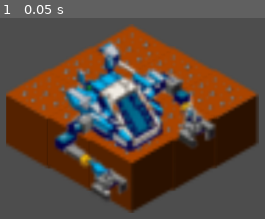
Above: before the commit, frame 1.
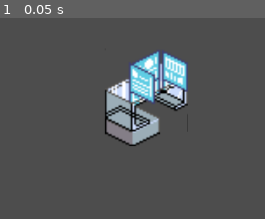
Above: after the commit, the same moment.

Repository: LaMaldicionDeMandos/learning-godot
Game: Godot game, scene res://Game.tscn
The game is run twice, just before and just after one commit, with the same random seed, the same clock (stepped at 60 frames per second) and the same inputs.
Inputs:
- Up to frame 1 (0.05 s): no input

The runs differ from the first frame. In frame 1, 55% of the frame differs, in the area x 2-98%, y 2-98%.

Commit message:
pruebo nuevo set de assets

Diff:
--- /dev/null
+++ b/assets/tileset.svg
@@ -0,0 +1,265 @@
+<?xml version="1.0" encoding="UTF-8" standalone="no"?>
+<svg
+   xmlns:dc="http://purl.org/dc/elements/1.1/"
+   xmlns:cc="http://creativecommons.org/ns#"
+   xmlns:rdf="http://www.w3.org/1999/02/22-rdf-syntax-ns#"
+   xmlns:svg="http://www.w3.org/2000/svg"
+   xmlns="http://www.w3.org/2000/svg"
+   xmlns:sodipodi="http://sodipodi.sourceforge.net/DTD/sodipodi-0.dtd"
+   xmlns:inkscape="http://www.inkscape.org/namespaces/inkscape"
+   width="1024"
+   height="1024"
+   viewBox="0 0 270.93333 270.93335"
+   version="1.1"
+   id="svg8"
+   inkscape:version="1.0 (4035a4fb49, 2020-05-01)"
+   sodipodi:docname="tileset.svg"
+   inkscape:export-filename="C:\Users\razor\Documents\Projects\programming\gdquest\godot-2d-simulation-survival\godot\bitmap.png"
+   inkscape:export-xdpi="64.031998"
+   inkscape:export-ydpi="64.031998">
+  <defs
+     id="defs2" />
+  <sodipodi:namedview
+     inkscape:snap-object-midpoints="true"
+     showborder="true"
+     id="base"
+     pagecolor="#e5e5e5"
+     bordercolor="#666666"
+     borderopacity="1.0"
+     inkscape:pageopacity="0"
+     inkscape:pageshadow="2"
+     inkscape:zoom="15.999999"
+     inkscape:cx="546.45238"
+     inkscape:cy="203.04176"
+     inkscape:document-units="px"
+     inkscape:current-layer="layer1"
+     inkscape:document-rotation="0"
+     showgrid="false"
+     units="px"
+     inkscape:window-width="3440"
+     inkscape:window-height="1377"
+     inkscape:window-x="-8"
+     inkscape:window-y="-8"
+     inkscape:window-maximized="1"
+     inkscape:snap-intersection-paths="true"
+     inkscape:snap-midpoints="true"
+     inkscape:object-paths="false"
+     showguides="true"
+     inkscape:guide-bbox="true"
+     inkscape:snap-center="true"
+     inkscape:snap-global="true">
+    <inkscape:grid
+       enabled="true"
+       visible="true"
+       spacingx="1.3229167"
+       spacingy="1.3229167"
+       type="xygrid"
+       id="grid833"
+       originx="2.6458333"
+       originy="2.6458333"
+       empspacing="1" />
+    <sodipodi:guide
+       position="29.104167,240.77084"
+       orientation="1,0"
+       id="guide1578" />
+    <sodipodi:guide
+       position="31.75,243.41667"
+       orientation="1,0"
+       id="guide1580" />
+    <sodipodi:guide
+       position="58.208334,243.41667"
+       orientation="1,0"
+       id="guide1582" />
+    <sodipodi:guide
+       position="60.854167,243.41667"
+       orientation="1,0"
+       id="guide1584" />
+    <sodipodi:guide
+       position="87.3125,243.41667"
+       orientation="1,0"
+       id="guide1586" />
+    <sodipodi:guide
+       position="89.958334,242.09376"
+       orientation="1,0"
+       id="guide1588" />
+    <sodipodi:guide
+       position="116.41667,243.41667"
+       orientation="1,0"
+       id="guide1590" />
+    <sodipodi:guide
+       position="119.0625,243.41667"
+       orientation="1,0"
+       id="guide1592" />
+    <sodipodi:guide
+       position="145.52083,238.12501"
+       orientation="1,0"
+       id="guide1594" />
+    <sodipodi:guide
+       position="174.625,240.77084"
+       orientation="1,0"
+       id="guide1598" />
+    <sodipodi:guide
+       position="177.27083,238.12501"
+       orientation="1,0"
+       id="guide1600" />
+    <sodipodi:guide
+       position="203.72917,240.77084"
+       orientation="1,0"
+       id="guide1602" />
+    <sodipodi:guide
+       position="206.375,235.47917"
+       orientation="1,0"
+       id="guide1604" />
+    <sodipodi:guide
+       position="232.83333,236.80209"
+       orientation="1,0"
+       id="guide1606" />
+    <sodipodi:guide
+       position="235.47917,232.83334"
+       orientation="1,0"
+       id="guide1608" />
+    <sodipodi:guide
+       position="261.9375,238.12501"
+       orientation="1,0"
+       id="guide1610" />
+    <sodipodi:guide
+       position="-3.9687502,268.28751"
+       orientation="0,-1"
+       id="guide1612" />
+    <sodipodi:guide
+       position="-2.6458335,241.82917"
+       orientation="0,-1"
+       id="guide1614" />
+    <sodipodi:guide
+       position="-3.9687502,239.18334"
+       orientation="0,-1"
+       id="guide1616" />
+    <sodipodi:guide
+       position="-5.2916669,212.72501"
+       orientation="0,-1"
+       id="guide1618" />
+    <sodipodi:guide
+       position="-5.2916669,210.07917"
+       orientation="0,-1"
+       id="guide1620" />
+    <sodipodi:guide
+       position="-6.6145836,183.62084"
+       orientation="0,-1"
+       id="guide1622" />
+    <sodipodi:guide
+       position="-3.9687502,154.51667"
+       orientation="0,-1"
+       id="guide1626" />
+    <sodipodi:guide
+       position="-5.2916669,151.87084"
+       orientation="0,-1"
+       id="guide1628" />
+    <sodipodi:guide
+       position="-3.9687502,125.4125"
+       orientation="0,-1"
+       id="guide1630" />
+    <sodipodi:guide
+       position="-3.9687502,122.76667"
+       orientation="0,-1"
+       id="guide1632" />
+    <sodipodi:guide
+       position="-7.9375003,67.204168"
+       orientation="0,-1"
+       id="guide1634" />
+    <sodipodi:guide
+       position="-3.9687502,64.558335"
+       orientation="0,-1"
+       id="guide1636" />
+    <sodipodi:guide
+       position="-5.2916669,38.100001"
+       orientation="0,-1"
+       id="guide1642" />
+    <sodipodi:guide
+       position="-5.2916669,35.454167"
+       orientation="0,-1"
+       id="guide1644" />
+    <sodipodi:guide
+       position="2.6458332,43.656247"
+       orientation="1,0"
+       id="guide1648" />
+    <sodipodi:guide
+       position="-6.6145836,180.975"
+       orientation="0,-1"
+       id="guide1171" />
+    <sodipodi:guide
+       position="-3.9687502,8.9958335"
+       orientation="0,-1"
+       id="guide1831" />
+    <sodipodi:guide
+       position="-5.2916669,6.3500001"
+       orientation="0,-1"
+       id="guide1833" />
+    <sodipodi:guide
+       position="264.58333,-4.9000002e-06"
+       orientation="1,0"
+       id="guide1835" />
+    <sodipodi:guide
+       position="-9.9999998e-08,10.583329"
+       orientation="1,0"
+       id="guide1837" />
+    <sodipodi:guide
+       position="148.16667,51.593747"
+       orientation="1,0"
+       id="guide2398" />
+    <sodipodi:guide
+       id="guide1481"
+       orientation="0,-1"
+       position="-13.229167,96.308339" />
+    <sodipodi:guide
+       id="guide1483"
+       orientation="0,-1"
+       position="-9.2604167,93.662506" />
+  </sodipodi:namedview>
+  <metadata
+     id="metadata5">
+    <rdf:RDF>
+      <cc:Work
+         rdf:about="">
+        <dc:format>image/svg+xml</dc:format>
+        <dc:type
+           rdf:resource="http://purl.org/dc/dcmitype/StillImage" />
+        <dc:title />
+      </cc:Work>
+    </rdf:RDF>
+  </metadata>
+  <g
+     inkscape:label="Blocks"
+     inkscape:groupmode="layer"
+     id="layer1"
+     style="display:inline">
+     <!-- Cubo Azul -->
+    <path
+       style="mix-blend-mode:normal;fill:#001a69;fill-opacity:1;stroke:#002082;stroke-width:0.264583;stroke-linecap:butt;stroke-linejoin:miter;stroke-miterlimit:4;stroke-dasharray:none;stroke-opacity:1"
+       d="M 15.875,15.875 2.6458332,9.2604166 V 22.489583 L 15.875,29.104166 Z"
+       id="path843" />
+    <path
+       style="mix-blend-mode:normal;fill:#002082;fill-opacity:1;stroke:#183bb1;stroke-width:0.264583;stroke-linecap:butt;stroke-linejoin:miter;stroke-miterlimit:4;stroke-dasharray:none;stroke-opacity:1"
+       d="M 15.875,15.875 V 29.104166 L 29.104166,22.489583 V 9.2604166 Z"
+       id="path841" />
+    <path
+       style="mix-blend-mode:normal;fill:#183bb1;fill-opacity:1;stroke:#3a5ee2;stroke-width:0.264583;stroke-linecap:butt;stroke-linejoin:miter;stroke-miterlimit:4;stroke-dasharray:none;stroke-opacity:1"
+       d="M 15.875,2.6458332 2.6458332,9.2604166 15.875,15.875 29.104166,9.2604166 Z"
+       id="path839" />
+
+       <!-- Cubo Rosa -->
+    <path
+       id="path1453"
+       d="M 47.875,15.875 34.6458332,9.2604166 V 35.489583 L 47.875,42.104166 z"
+       style="mix-blend-mode:normal;fill:#690040;fill-opacity:1;stroke:#a41bb2;stroke-width:0.264583;stroke-linecap:butt;stroke-linejoin:miter;stroke-miterlimit:4;stroke-dasharray:none;stroke-opacity:1" />
+    <path
+       id="path1455"
+       d="M 47.875,15.875 V 42.104166 L 61.104166,35.489583 V 9.2604166 Z"
+       style="mix-blend-mode:normal;fill:#82004b;fill-opacity:1;stroke:#a41bb2;stroke-width:0.264583;stroke-linecap:butt;stroke-linejoin:miter;stroke-miterlimit:4;stroke-dasharray:none;stroke-opacity:1" />
+    <path
+       id="path1457"
+       d="M 47.875,2.6458332 34.6458332,9.2604166 47.875,15.875 61.104166,9.2604166 z"
+       style="mix-blend-mode:normal;fill:#b1186d;fill-opacity:1;stroke:#a41bb2;stroke-width:0.264583;stroke-linecap:butt;stroke-linejoin:miter;stroke-miterlimit:4;stroke-dasharray:none;stroke-opacity:1" />
+
+
+  </g>
+</svg>
--- /dev/null
+++ b/entities/BuildShipConsole.tscn
@@ -0,0 +1,19 @@
+[gd_scene load_steps=2 format=3 uid="uid://dj44q8ptvmmlw"]
+
+[ext_resource type="Texture2D" uid="uid://df7cxrfphoq4s" path="res://assets/sci_fi.png" id="1_sb61t"]
+
+[node name="BuildShipConsole" type="Node2D"]
+y_sort_enabled = true
+
+[node name="Sprite2D" type="Sprite2D" parent="."]
+position = Vector2(24, -10)
+texture = ExtResource("1_sb61t")
+region_enabled = true
+region_rect = Rect2(48, 413, 48, 51)
+
+[node name="Sprite2D2" type="Sprite2D" parent="."]
+visible = false
+position = Vector2(8, -10)
+texture = ExtResource("1_sb61t")
+region_enabled = true
+region_rect = Rect2(48, 349, 48, 51)
--- /dev/null
+++ b/entities/BuildShipConsoleTemp.tscn
@@ -0,0 +1,11 @@
+[gd_scene load_steps=2 format=3 uid="uid://bbkl5df0bgtxr"]
+
+[ext_resource type="Texture2D" uid="uid://df7cxrfphoq4s" path="res://assets/sci_fi.png" id="1_qcn4e"]
+
+[node name="BuildShipConsole" type="Node2D"]
+
+[node name="Sprite2D" type="Sprite2D" parent="."]
+position = Vector2(8, -10)
+texture = ExtResource("1_qcn4e")
+region_enabled = true
+region_rect = Rect2(48, 349, 48, 51)
--- a/site_scenes/Shipyard.tscn
+++ b/site_scenes/Shipyard.tscn
@@ -1,16 +1,150 @@
-[gd_scene load_steps=3 format=3 uid="uid://daomgsymhtp6r"]
+[gd_scene load_steps=6 format=3 uid="uid://daomgsymhtp6r"]
 
-[ext_resource type="TileSet" uid="uid://cd02fwp5y8upj" path="res://assets/ground.tres" id="1_dgpuh"]
+[ext_resource type="Texture2D" uid="uid://df7cxrfphoq4s" path="res://assets/sci_fi.png" id="1_3k7no"]
 [ext_resource type="PackedScene" uid="uid://dvuqv2g2kw562" path="res://entities/ShipConstructor.tscn" id="2_4etqk"]
+[ext_resource type="PackedScene" uid="uid://dj44q8ptvmmlw" path="res://entities/BuildShipConsole.tscn" id="3_41cei"]
+
+[sub_resource type="TileSetAtlasSource" id="TileSetAtlasSource_wjcnd"]
+texture = ExtResource("1_3k7no")
+texture_region_size = Vector2i(32, 32)
+0:0/0 = 0
+1:0/0 = 0
+2:0/0 = 0
+3:0/0 = 0
+4:0/0 = 0
+5:0/0 = 0
+6:0/0 = 0
+7:0/0 = 0
+0:1/0 = 0
+1:1/0 = 0
+2:1/0 = 0
+3:1/0 = 0
+4:1/0 = 0
+5:1/0 = 0
+6:1/0 = 0
+7:1/0 = 0
+0:2/0 = 0
+1:2/0 = 0
+2:2/0 = 0
+3:2/0 = 0
+4:2/0 = 0
+5:2/0 = 0
+6:2/0 = 0
+7:2/0 = 0
+0:3/0 = 0
+1:3/0 = 0
+2:3/0 = 0
+3:3/0 = 0
+4:3/0 = 0
+5:3/0 = 0
+6:3/0 = 0
+7:3/0 = 0
+0:4/0 = 0
+1:4/0 = 0
+2:4/0 = 0
+3:4/0 = 0
+4:4/0 = 0
+5:4/0 = 0
+6:4/0 = 0
+7:4/0 = 0
+0:5/0 = 0
+1:5/0 = 0
+2:5/0 = 0
+3:5/0 = 0
+4:5/0 = 0
+5:5/0 = 0
+6:5/0 = 0
+7:5/0 = 0
+0:6/0 = 0
+1:6/0 = 0
+2:6/0 = 0
+3:6/0 = 0
+4:6/0 = 0
+5:6/0 = 0
+6:6/0 = 0
+7:6/0 = 0
+0:7/0 = 0
+1:7/0 = 0
+2:7/0 = 0
+3:7/0 = 0
+4:7/0 = 0
+5:7/0 = 0
+6:7/0 = 0
+7:7/0 = 0
+0:8/0 = 0
+1:8/0 = 0
+2:8/0 = 0
+3:8/0 = 0
+4:8/0 = 0
+5:8/0 = 0
+6:8/0 = 0
+7:8/0 = 0
+0:9/0 = 0
+1:9/0 = 0
+2:9/0 = 0
+3:9/0 = 0
+4:9/0 = 0
+5:9/0 = 0
+6:9/0 = 0
+7:9/0 = 0
+0:10/0 = 0
+1:10/0 = 0
+2:10/0 = 0
+3:10/0 = 0
+4:10/0 = 0
+5:10/0 = 0
+6:10/0 = 0
+7:10/0 = 0
+0:11/0 = 0
+1:11/0 = 0
+2:11/0 = 0
+3:11/0 = 0
+4:11/0 = 0
+5:11/0 = 0
+6:11/0 = 0
+7:11/0 = 0
+0:12/0 = 0
+1:12/0 = 0
+2:12/0 = 0
+3:12/0 = 0
+4:12/0 = 0
+5:12/0 = 0
+0:13/0 = 0
+1:13/0 = 0
+2:13/0 = 0
+3:13/0 = 0
+4:13/0 = 0
+5:13/0 = 0
+6:13/0 = 0
+7:13/0 = 0
+0:14/0 = 0
+1:14/0 = 0
+2:14/0 = 0
+3:14/0 = 0
+4:14/0 = 0
+5:14/0 = 0
+6:14/0 = 0
+7:14/0 = 0
+
+[sub_resource type="TileSet" id="TileSet_enl3a"]
+tile_shape = 1
+tile_layout = 4
+tile_size = Vector2i(32, 16)
+sources/0 = SubResource("TileSetAtlasSource_wjcnd")
 
 [node name="Shipyard" type="Node2D"]
 
 [node name="TileMap" type="TileMap" parent="."]
-tile_set = ExtResource("1_dgpuh")
+z_as_relative = false
+position = Vector2(-16, -8)
+tile_set = SubResource("TileSet_enl3a")
 format = 2
-layer_0/tile_data = PackedInt32Array(65535, 524288, 13, -1, 524288, 13, 65534, 524288, 13, 131070, 524288, 13, 131071, 524288, 13, 65536, 524288, 13, 0, 524288, 13, -65536, 524288, 13, -2, 524288, 13)
+layer_0/tile_data = PackedInt32Array(0, 0, 0)
+
+[node name="BuildShipConsole" parent="TileMap" instance=ExtResource("3_41cei")]
 
 [node name="Camera2D" type="Camera2D" parent="."]
-zoom = Vector2(4, 4)
+zoom = Vector2(2.5, 2.5)
 
 [node name="ShipContructor" parent="." instance=ExtResource("2_4etqk")]
+visible = false
Binary file added: assets/sci_fi.png
Not shown, added: assets/sci_fi.png.import
Not shown, added: assets/tileset.svg.import
